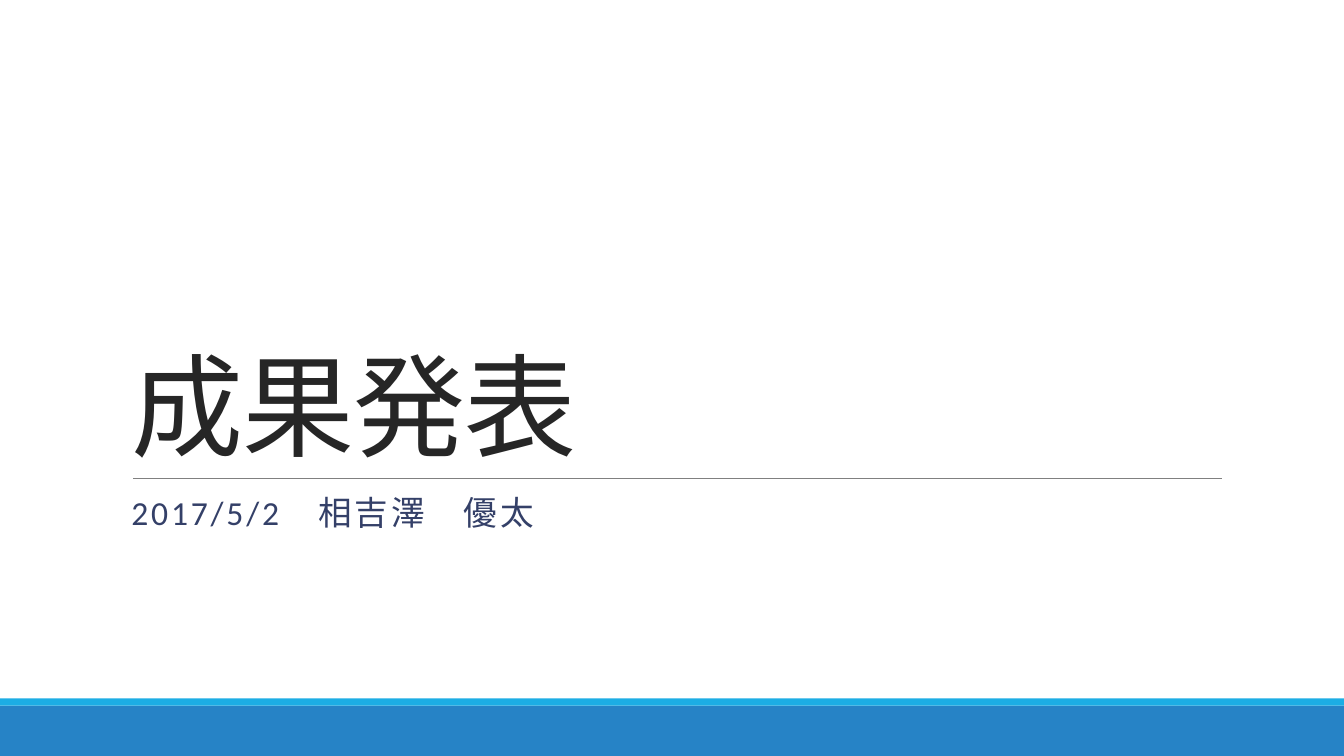
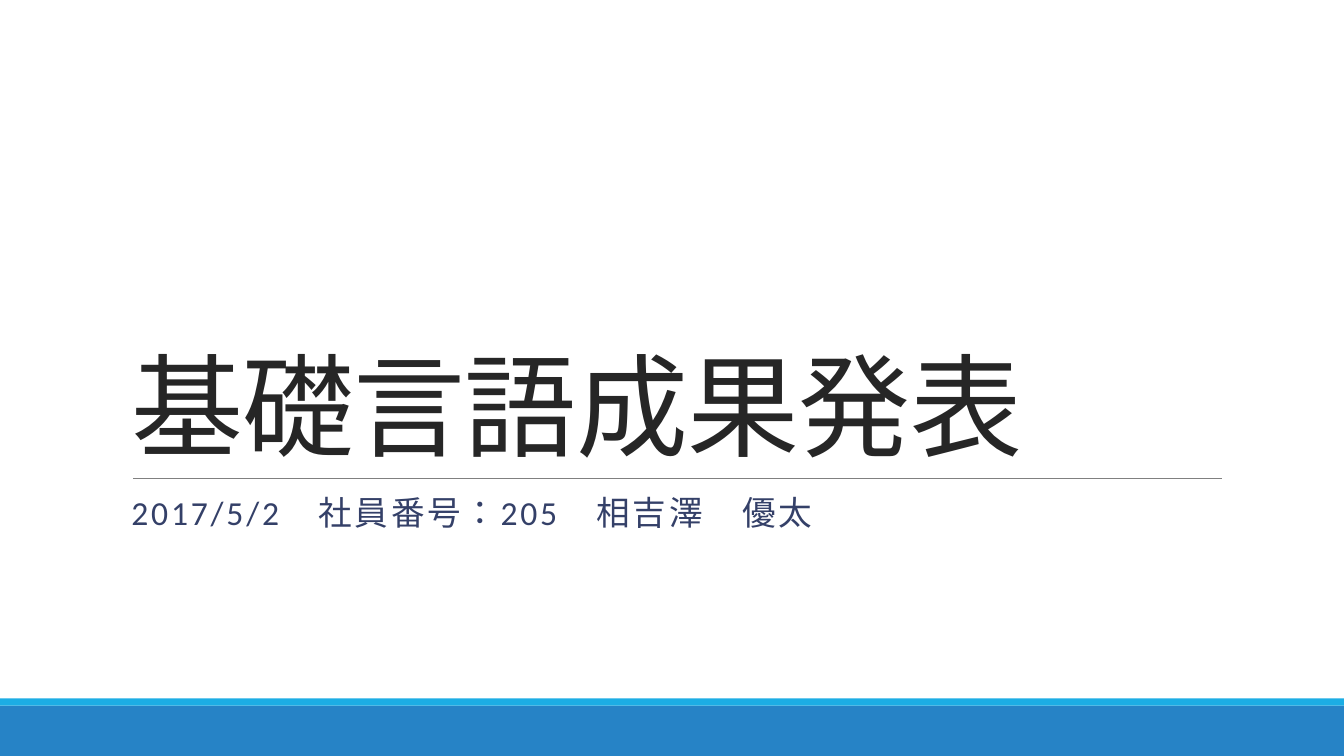
Before and after one commit to y-aiyoshizawa/1st-training, a slide deck: slide 1 of プレゼン/成果発表(相吉澤).pptx. Drawn at 1344x756 pixels with LibreOffice and Linux fonts; fonts in the diff are those of the drawing. Boxes give left, top, right and bottom in pixels: in the first picture for what was removed or moved away, otherwise in the second. Text is boxed around its words. In the diff, an @@ line names an element or a change of style, - is before the commit and + after.

Commit message:
タイトルを統一 レベル番号を入れるLevBこと

```diff
--- a/プレゼン/成果発表(相吉澤).pptx
+++ b/プレゼン/成果発表(相吉澤).pptx
@@ title at [131, 354, 1022, 458]: text changed @@
-成果発表
+基礎言語成果発表
@@ subtitle at [131, 496, 812, 528]: text changed @@
-2017/5/2 相吉澤 優太
+2017/5/2 社員番号：205 相吉澤 優太
```
